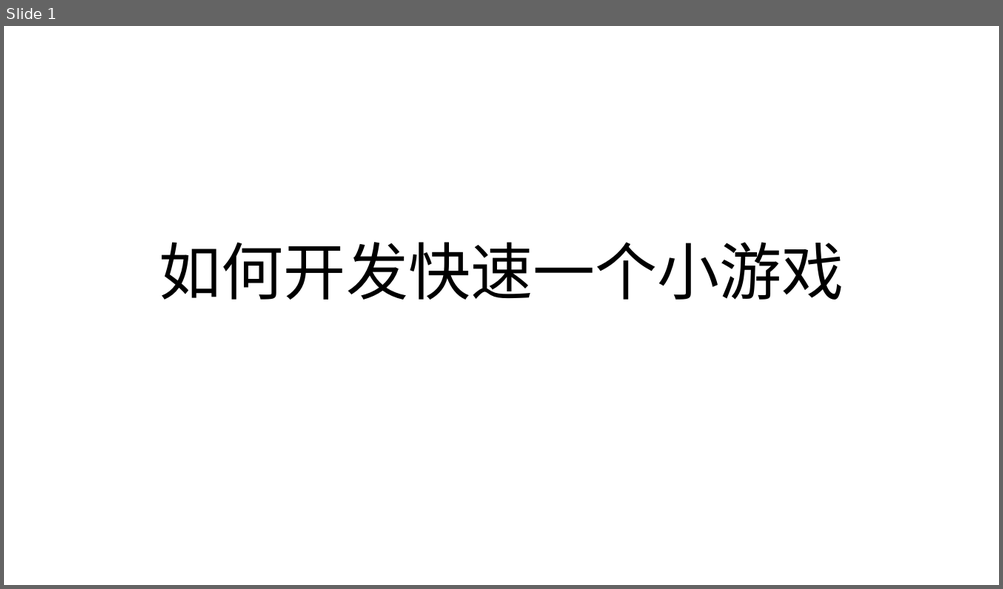
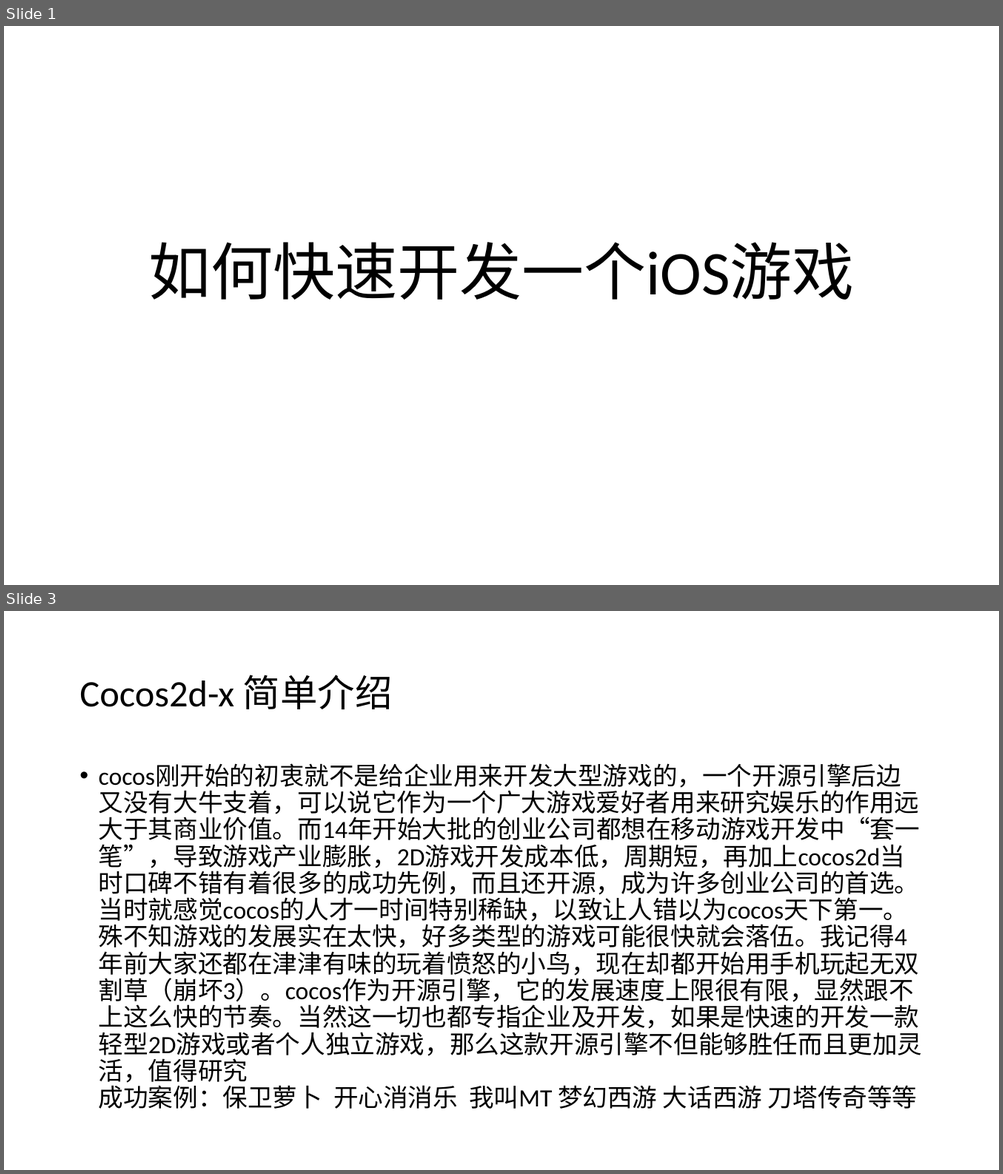
Before and after one commit to lin376186421/OwenLin2, a slide deck: MyGame/如何开发快速一个小游戏.pptx. Shown one above the other, each under a label of ours: slide 1 before the commit, slides 1 and 3 after it; the slides between them are not shown. The pictures are 1003x589 and 1003x1174 pixels, drawn with LibreOffice and Linux fonts; fonts in the diff are those of the drawing. Boxes give left, top, right and bottom in pixels: in the first picture for what was removed or moved away, otherwise in the second. Text is boxed around its words. In the diff, an @@ line names an element or a change of style, - is before the commit and + after.

```diff
--- a/MyGame/如何开发快速一个小游戏.pptx
+++ b/MyGame/如何开发快速一个小游戏.pptx
@@ slide 3 added at (x1=4, y1=611, x2=999, y2=1170), background #FFFFFF @@
@@ title added at (x1=79, y1=675, x2=392, y2=709), 36 pt, text #000000 @@
+Cocos2d-x 简单介绍
@@ text added at (x1=99, y1=764, x2=922, y2=1109), 24 pt, text #000000 @@
+• cocos刚开始的初衷就不是给企业用来开发大型游戏的，一个开源引擎后边又没有大牛支着，可以说它作为一个广大游戏爱好者用来研究娱乐的作用远大于其商业价值。而14年开始大批的创业公司都想在移动游戏开发中“套一笔”，导致游戏产业膨胀，2D游戏开发成本低，周期短，再加上cocos2d当时口碑不错有着很多的成功先例，而且还开源，成为许多创业公司的首选。当时就感觉cocos的人才一时间特别稀缺，以致让人错以为cocos天下第一。殊不知游戏的发展实在太快，好多类型的游戏可能很快就会落伍。我记得4年前大家还都在津津有味的玩着愤怒的小鸟，现在却都开始用手机玩起无双割草（崩坏3）。cocos作为开源引擎，它的发展速度上限很有限，显然跟不上这么快的节奏。当然这一切也都专指企业及开发，如果是快速的开发一款轻型2D游戏或者个人独立游戏，那么这款开源引擎不但能够胜任而且更加灵活，值得研究
+  成功案例：保卫萝卜 开心消消乐 我叫MT 梦幻西游 大话西游 刀塔传奇等等
@@ slide 1 changed as well @@
@@ title at (x1=148, y1=242, x2=854, y2=300): text changed @@
-如何开发快速一个小游戏
+如何快速开发一个iOS游戏
```
Also in this commit, not shown: 4 other slides added.
